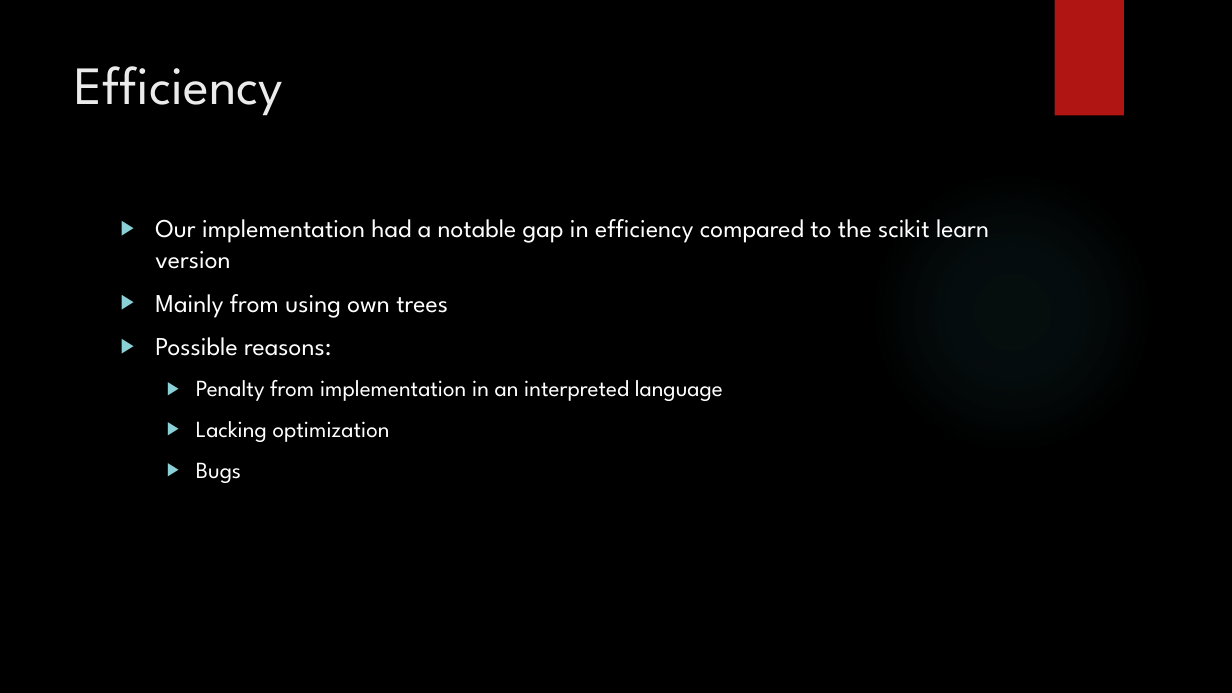
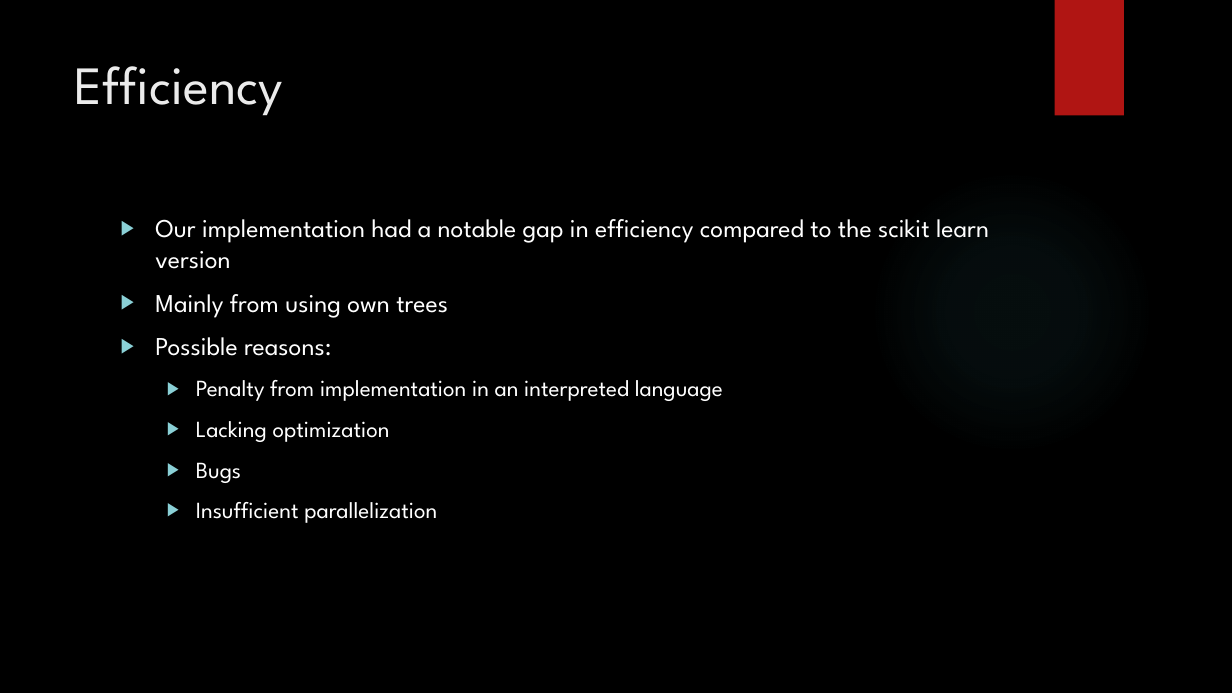
Before and after one commit to amanfc7/Machine-Learaning, a slide deck: slide 10 of ex2/Exercise_2_ppt.pptx. Drawn at 1232x693 pixels with LibreOffice and Linux fonts; fonts in the diff are those of the drawing; background and template pictures are left out. Boxes give left, top, right and bottom in pixels: in the first picture for what was removed or moved away, otherwise in the second. Text is boxed around its words. In the diff, an @@ line names an element or a change of style, - is before the commit and + after.

```diff
--- a/ex2/Exercise_2_ppt.pptx
+++ b/ex2/Exercise_2_ppt.pptx
@@ text at (196, 502, 437, 523): paragraph added @@
+  ▶ Insufficient parallelization
```
Also in this commit, not shown: 1 other slide changed, 1 slide added, 2 slides removed, 1 other file.
